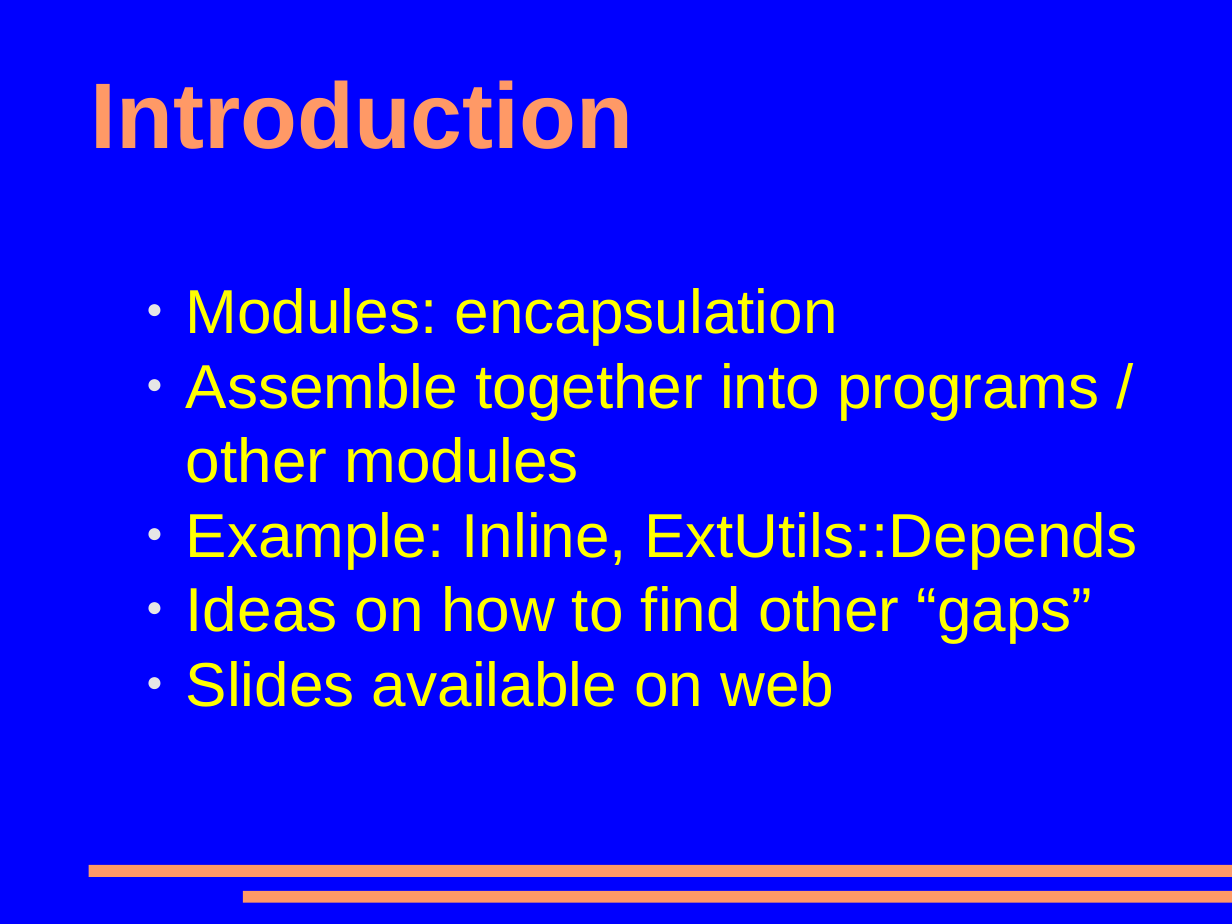
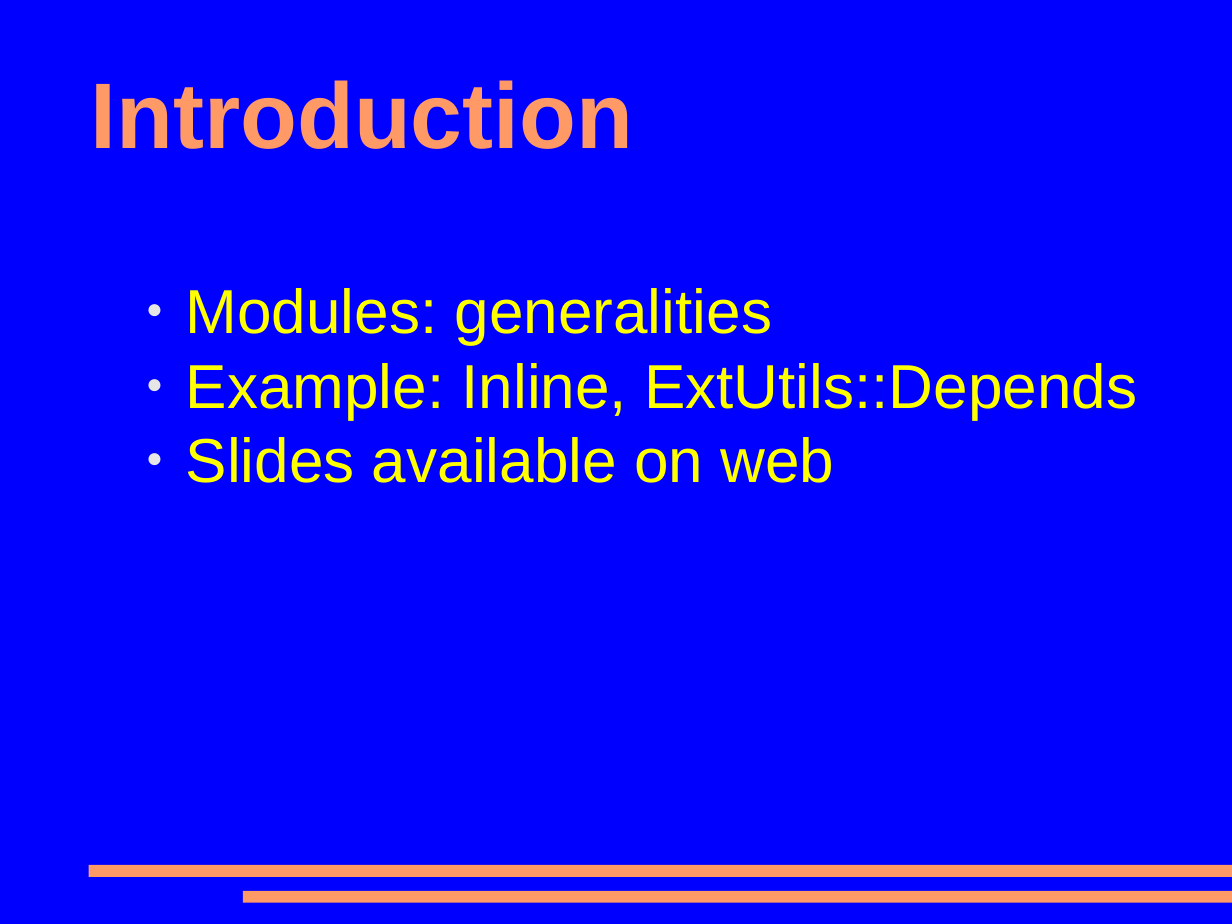
Before and after one commit to mohawk2/presentations, a slide deck: slide 2 of lpw2014-closinggaps.odp. Drawn at 1232x924 pixels with LibreOffice and Linux fonts; fonts in the diff are those of the drawing. Boxes give left, top, right and bottom in pixels: in the first picture for what was removed or moved away, otherwise in the second. Text is boxed around its words. In the diff, an @@ line names an element or a change of style, - is before the commit and + after.

Commit message:
Finished

```diff
--- a/lpw2014-closinggaps.odp
+++ b/lpw2014-closinggaps.odp
@@ text at box(186, 288, 772, 345): text changed @@
-● Modules: encapsulation
-● Assemble together into programs / other modules
+● Modules: generalities
@@ text at box(186, 586, 1093, 643): paragraph removed @@
-● Ideas on how to find other “gaps”
```
Also in this commit, not shown: 5 other slides changed, 9 slides added, 1 slide removed.
